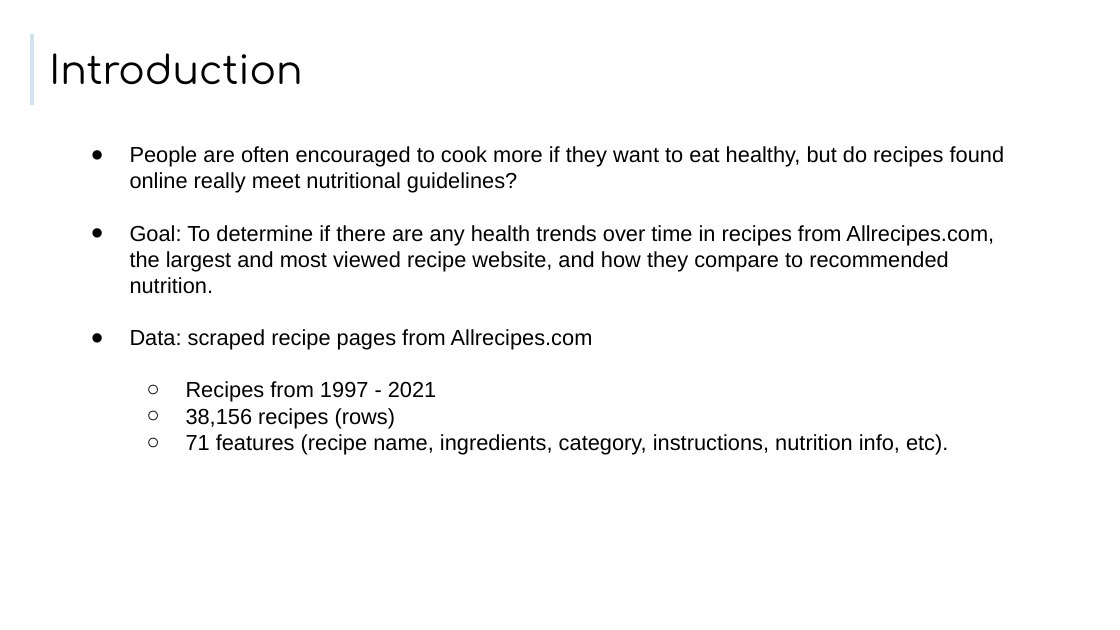
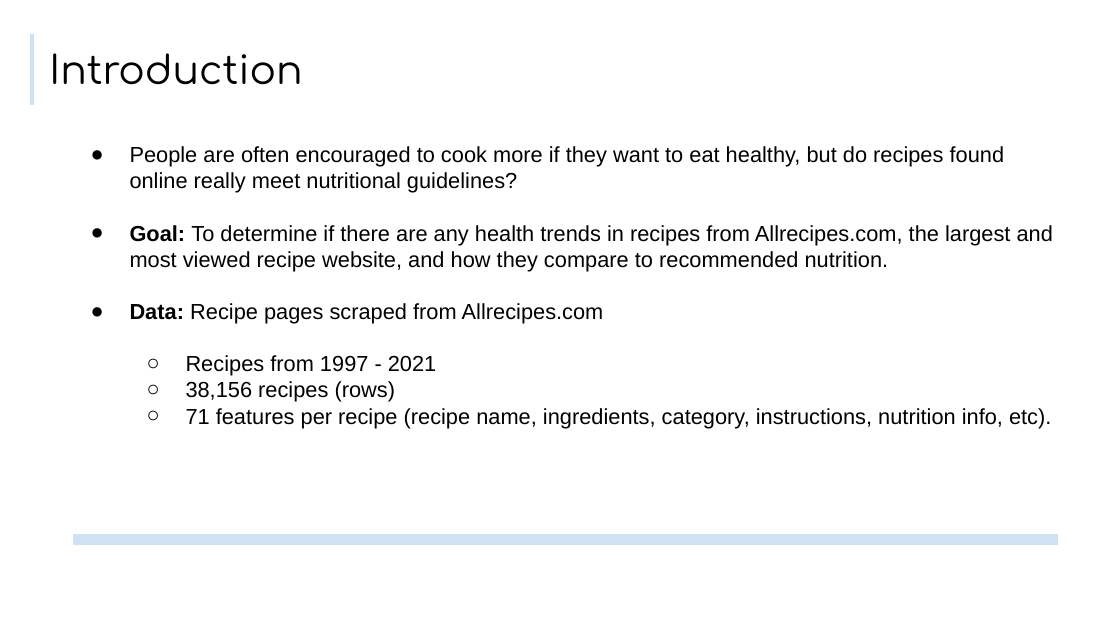
Before and after one commit to kaelynn-rose/RecipeEDA, a slide deck: slide 2 of Presentation/Health_Trends_In_Recipe_Data.pptx. Drawn at 1120x630 pixels with LibreOffice and Linux fonts; fonts in the diff are those of the drawing. Boxes give left, top, right and bottom in pixels: in the first picture for what was removed or moved away, otherwise in the second. Text is boxed around its words. In the diff, an @@ line names an element or a change of style, - is before the commit and + after.

Commit message:
most recent version of slides

```diff
--- a/Presentation/Health_Trends_In_Recipe_Data.pptx
+++ b/Presentation/Health_Trends_In_Recipe_Data.pptx
@@ text at (130,225,1053,324): text changed @@
-● Goal: To determine if there are any health trends over time in recipes from Allrecipes.com, the largest and most viewed recipe website, and how they compare to recommended nutrition.
-● Data: scraped recipe pages from Allrecipes.com
+● Goal: To determine if there are any health trends in recipes from Allrecipes.com, the largest and most viewed recipe website, and how they compare to recommended nutrition.
+● Data: Recipe pages scraped from Allrecipes.com
@@ text at (186,408,1051,428): text changed @@
-  ○ 71 features (recipe name, ingredients, category, instructions, nutrition info, etc).
+  ○ 71 features per recipe (recipe name, ingredients, category, instructions, nutrition info, etc).
@@ rectangle added at (74,535,1058,545), fill #CFE2F3, outline #CFE2F3 0.75 pt @@
```
Also in this commit, not shown: 3 other slides changed, 1 slide added.
